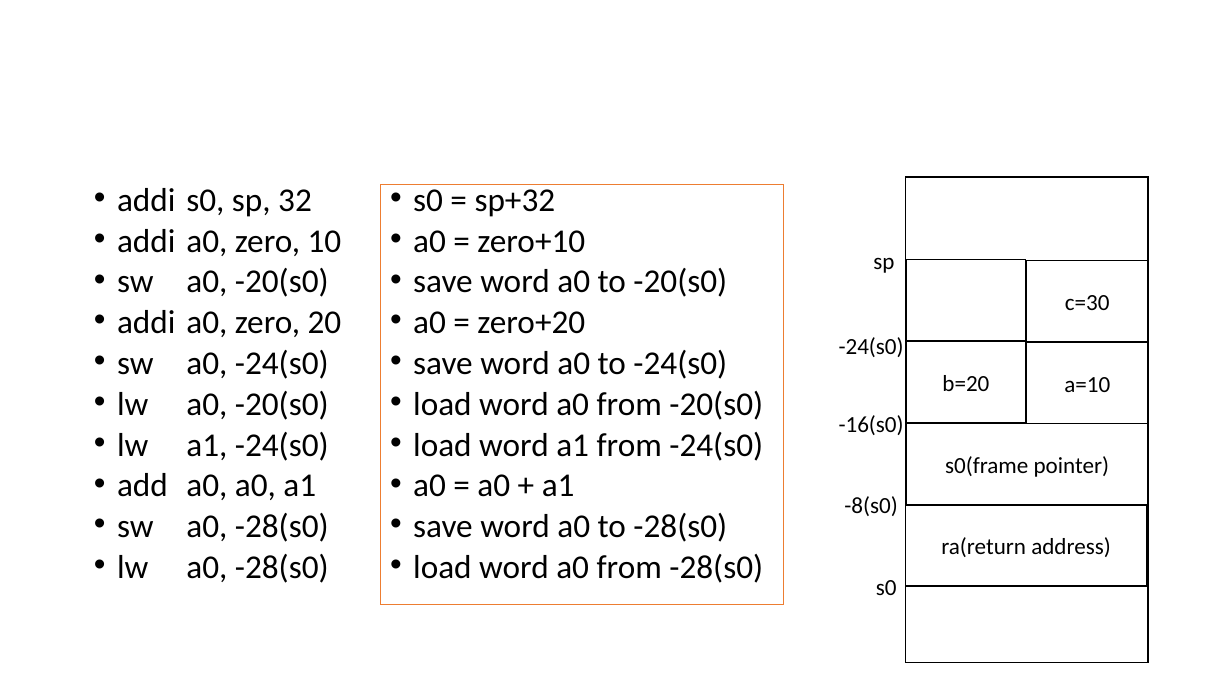
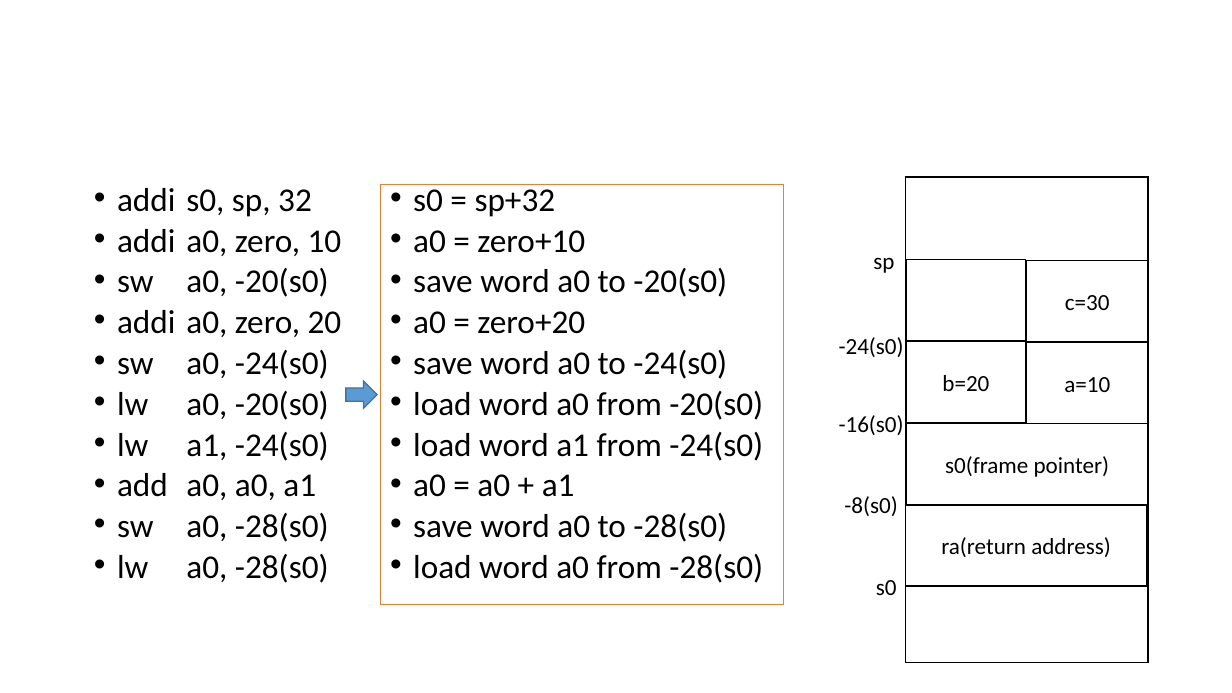
Before and after one commit to amy200377/class-compiler, a slide deck: slide 5 of ex01/ex01_ans.pptx. Drawn at 1232x693 pixels with LibreOffice and Linux fonts; fonts in the diff are those of the drawing. Boxes give left, top, right and bottom in pixels: in the first picture for what was removed or moved away, otherwise in the second. Text is boxed around its words. In the diff, an @@ line names an element or a change of style, - is before the commit and + after.

```diff
--- a/ex01/ex01_ans.pptx
+++ b/ex01/ex01_ans.pptx
@@ right arrow added at <box>346,382,377,409</box>, fill #5B9BD5, outline #43739E 1 pt @@
```
Also in this commit, not shown: 2 other slides changed.
